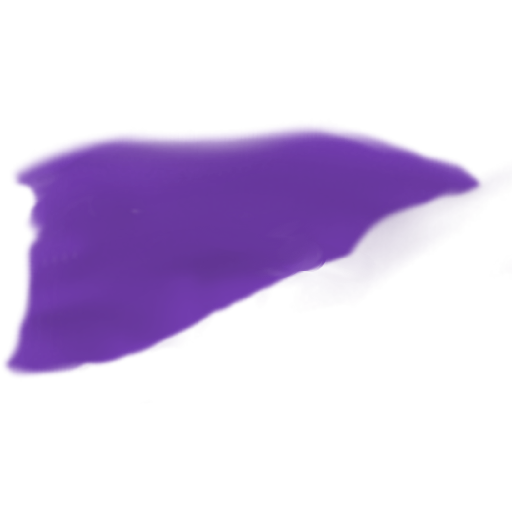
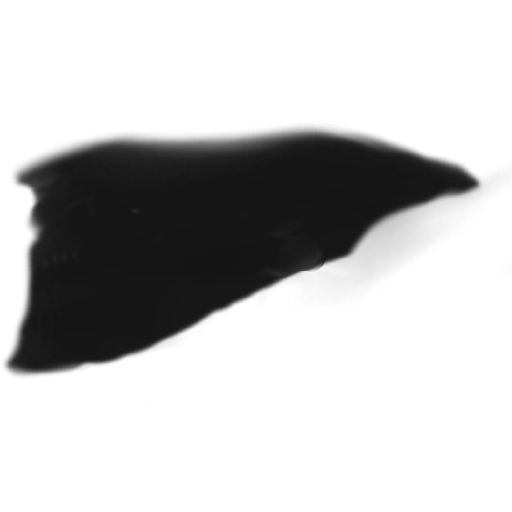
Comparing the layer stacks of the two 512×512 images. Changes:
pixels changed over [2,123,512,379] (layer not identified)
